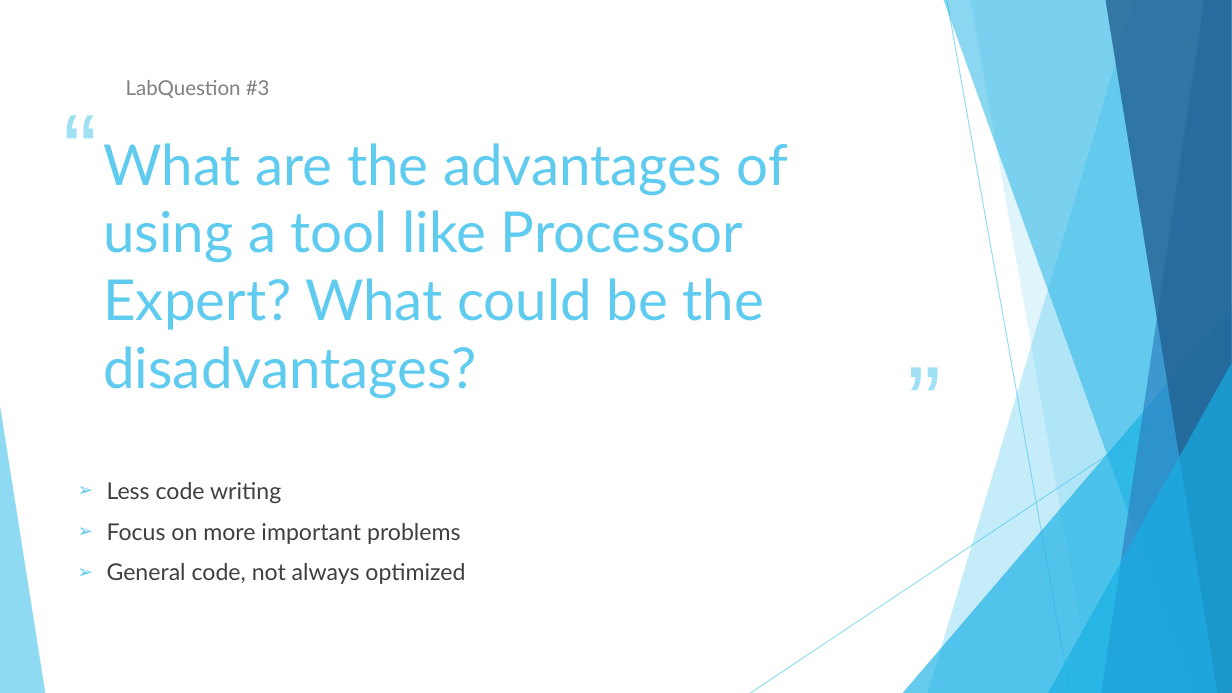
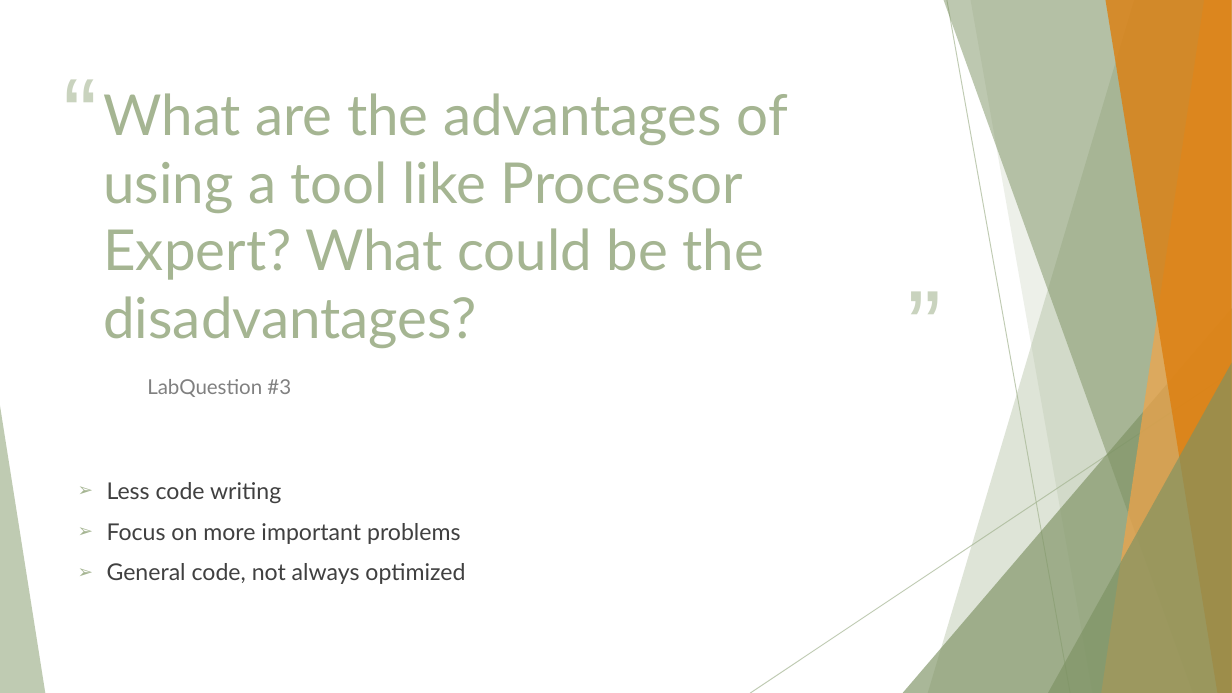
Before and after one commit to Floopy-Doo/INTRO_TrailAndError, a slide deck: slide 11 of Recap_System_Realtime_ProcessorExpert.pptx. Drawn at 1232x693 pixels with LibreOffice and Linux fonts; fonts in the diff are those of the drawing. Boxes give left, top, right and bottom in pixels: in the first picture for what was removed or moved away, otherwise in the second. Text is boxed around its words. In the diff, an @@ line names an element or a change of style, - is before the commit and + after.

```diff
--- a/Recap_System_Realtime_ProcessorExpert.pptx
+++ b/Recap_System_Realtime_ProcessorExpert.pptx
@@ freeform shape at [928, 0, 1232, 693]: fill #5FCBEF at 36% opacity to #A5B592 at 36% opacity @@
@@ freeform shape at [944, 0, 1232, 693]: fill #17B0E4 at 50% opacity to #7D9263 at 50% opacity @@
@@ line (947, 0) - (1070, 693): stroke #5FCBEF 0.75 pt to #A5B592 0.75 pt @@
@@ freeform shape at [970, 0, 1232, 693]: fill #5FCBEF at 20% opacity to #A5B592 at 20% opacity @@
@@ freeform shape at [1102, 0, 1232, 693]: fill #2E83C3 at 70% opacity to #F3A447 at 70% opacity @@
@@ freeform shape at [1105, 0, 1232, 693]: fill #226292 at 80% opacity to #DD7E0E at 80% opacity @@
@@ text "“": place and size @@
-text "“" at [55, 116, 116, 176]
+text "“" at [55, 79, 116, 139]
@@ text "“" at [55, 79, 116, 139]: text colour #9FE0F5 to #C9D3BE @@
@@ title "What are the advantages of ...": place and size @@
-title "What are the advantages of ..." at [103, 143, 788, 399]
+title "What are the advantages of ..." at [103, 93, 788, 348]
@@ title "What are the advantages of ..." at [103, 93, 788, 348]: text colour #5FCBEF to #A5B592 @@
@@ text "”" at [899, 292, 961, 351]: text colour #9FE0F5 to #C9D3BE @@
@@ text "”": place and size @@
-text "”" at [899, 368, 961, 427]
+text "”" at [899, 292, 961, 351]
@@ triangle at [903, 308, 1232, 693]: fill #17B0E4 at 66% opacity to #7D9263 at 66% opacity @@
@@ text "LabQuestion #3": place and size @@
-text "LabQuestion #3" at [126, 80, 270, 98]
+text "LabQuestion #3" at [147, 379, 291, 397]
@@ line (1232, 372) - (750, 693): stroke #5FCBEF 0.75 pt to #A5B592 0.75 pt @@
@@ triangle at [1048, 363, 1232, 693]: fill #17B0E4 at 66% opacity to #7D9263 at 66% opacity @@
@@ triangle at [0, 406, 45, 693]: fill #5FCBEF at 70% opacity to #A5B592 at 70% opacity @@
@@ text "Less code writing" at [107, 482, 465, 584]: bullet colour #5FCBEF to #A5B592 @@
```
Also in this commit, not shown: 12 other slides changed.
